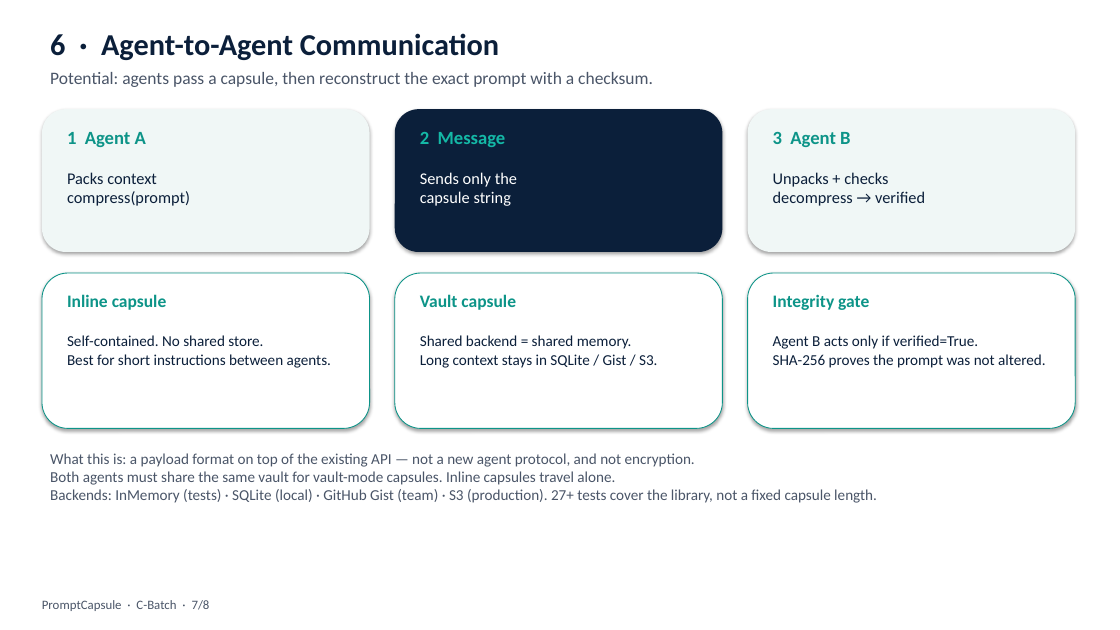
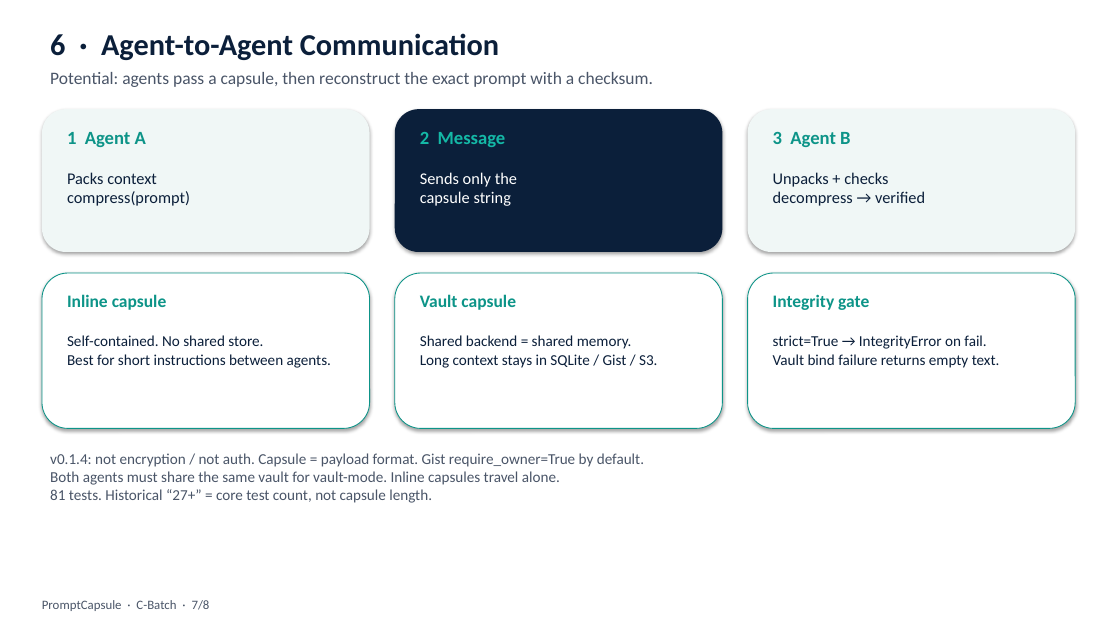
Before and after one commit to UdayaNirogi/promptcapsule, a slide deck: slide 7 of presentation/PromptCapsule_CBatch.pptx. Drawn at 1120x630 pixels with LibreOffice and Linux fonts; fonts in the diff are those of the drawing. Boxes give left, top, right and bottom in pixels: in the first picture for what was removed or moved away, otherwise in the second. Text is boxed around its words. In the diff, an @@ line names an element or a change of style, - is before the commit and + after.

```diff
--- a/presentation/PromptCapsule_CBatch.pptx
+++ b/presentation/PromptCapsule_CBatch.pptx
@@ text at (773,335,1000,368): text changed @@
-Agent B acts only if verified=True.
-SHA-256 proves the prompt was not altered.
+strict=True → IntegrityError on fail.
+Vault bind failure returns empty text.
@@ text at (50,453,644,503): text changed @@
-What this is: a payload format on top of the existing API — not a new agent protocol, and not encryption.
-Both agents must share the same vault for vault-mode capsules. Inline capsules travel alone.
-Backends: InMemory (tests) · SQLite (local) · GitHub Gist (team) · S3 (production). 27+ tests cover the library, not a fixed capsule length.
+v0.1.4: not encryption / not auth. Capsule = payload format. Gist require_owner=True by default.
+Both agents must share the same vault for vault-mode. Inline capsules travel alone.
+81 tests. Historical “27+” = core test count, not capsule length.
```
Also in this commit, not shown: 3 other slides changed, 1 slide added, 1 slide removed, 6 other files.
